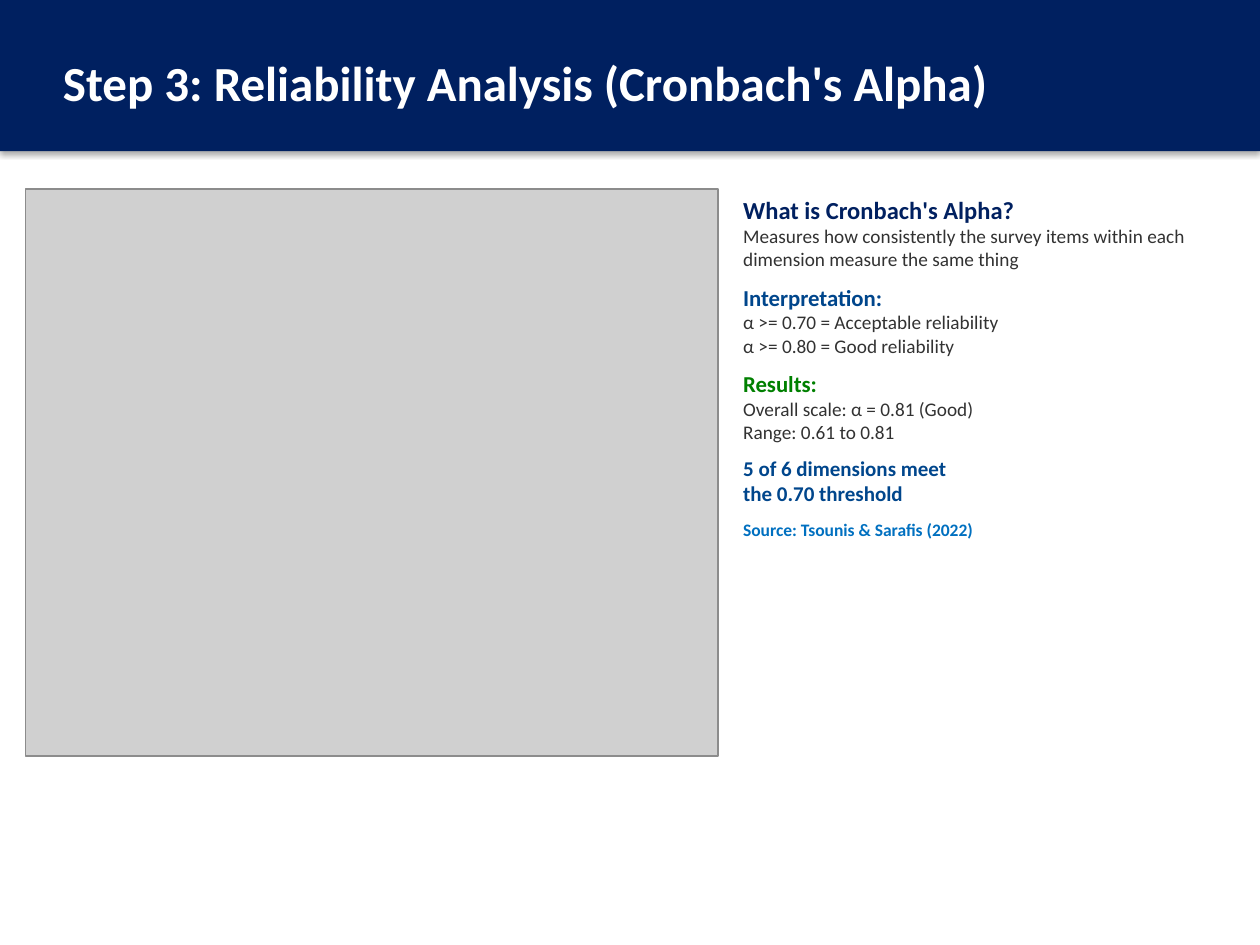
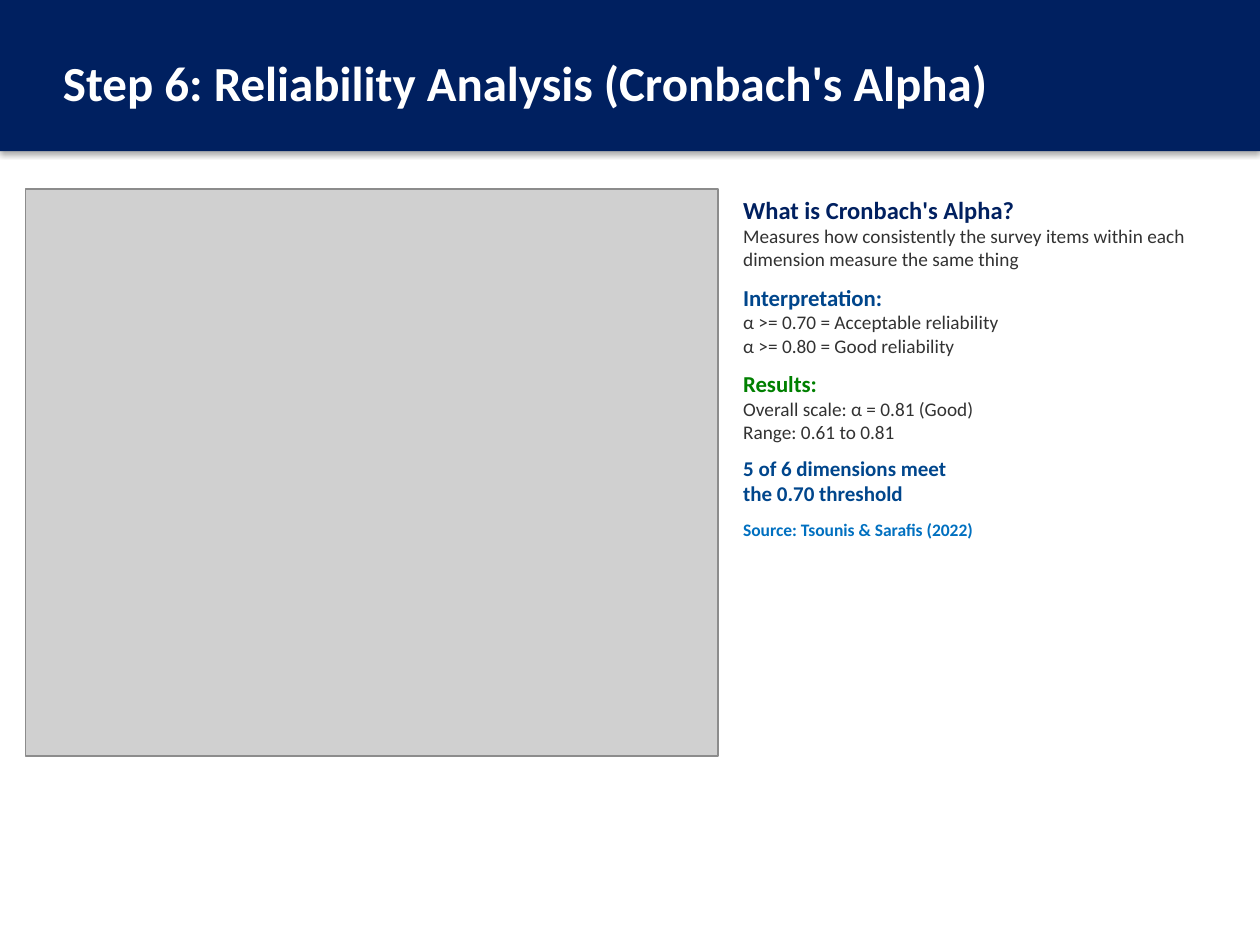
Before and after one commit to thenaivedetective/sp500-stock-performance, a slide deck: slide 15 of Factor_Analysis_JobSatisfaction_Presentation.pptx (slide 12 before the commit). Drawn at 1260x945 pixels with LibreOffice and Linux fonts; fonts in the diff are those of the drawing; grey boxes stand for pictures. Boxes give left, top, right and bottom in pixels: in the first picture for what was removed or moved away, otherwise in the second. Text is boxed around its words. In the diff, an @@ line names an element or a change of style, - is before the commit and + after.

```diff
--- a/Factor_Analysis_JobSatisfaction_Presentation.pptx
+++ b/Factor_Analysis_JobSatisfaction_Presentation.pptx
@@ text in rectangle at <box>63,65,988,109</box>: text changed @@
-Step 3: Reliability Analysis (Cronbach's Alpha)
+Step 6: Reliability Analysis (Cronbach's Alpha)
```
Also in this commit, not shown: 3 other slides changed, 3 slides added, 4 other files.
